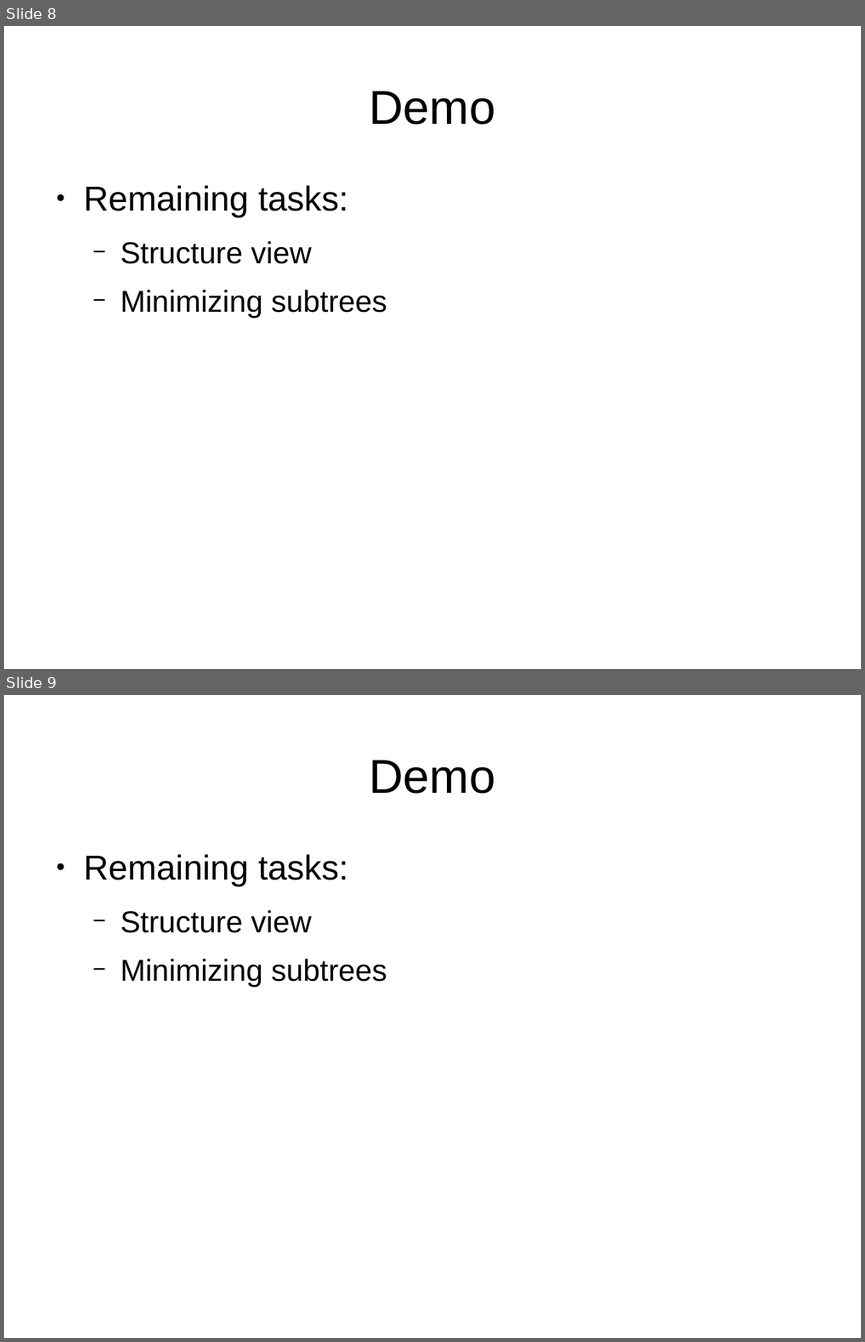
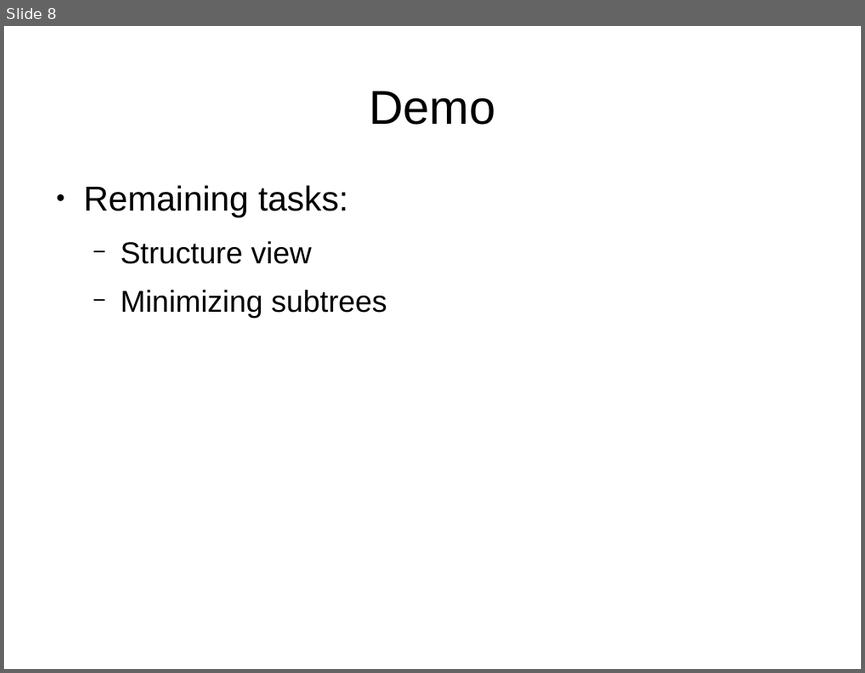
Before and after one commit to seachel/Treehehe, a slide deck: Presentation/VA_presentation.odp. Shown one above the other, each under a label of ours: slides 8 and 9 before the commit, slide 8 after it. The pictures are 865x1342 and 865x673 pixels, drawn with LibreOffice and Linux fonts; fonts in the diff are those of the drawing. Boxes give left, top, right and bottom in pixels: in the first picture for what was removed or moved away, otherwise in the second. Text is boxed around its words. In the diff, an @@ line names an element or a change of style, - is before the commit and + after.

```diff
--- a/Presentation/VA_presentation.odp
+++ b/Presentation/VA_presentation.odp
@@ slide 9 removed at bbox=[4, 695, 861, 1338], background #FFFFFF @@
@@ title removed at bbox=[369, 760, 495, 794] @@
-Demo
@@ text removed at bbox=[84, 854, 386, 987] @@
-● Remaining tasks:
-  − Structure view
-  − Minimizing subtrees
```
Also in this commit, not shown: 2 slides changed, 1 other file.
